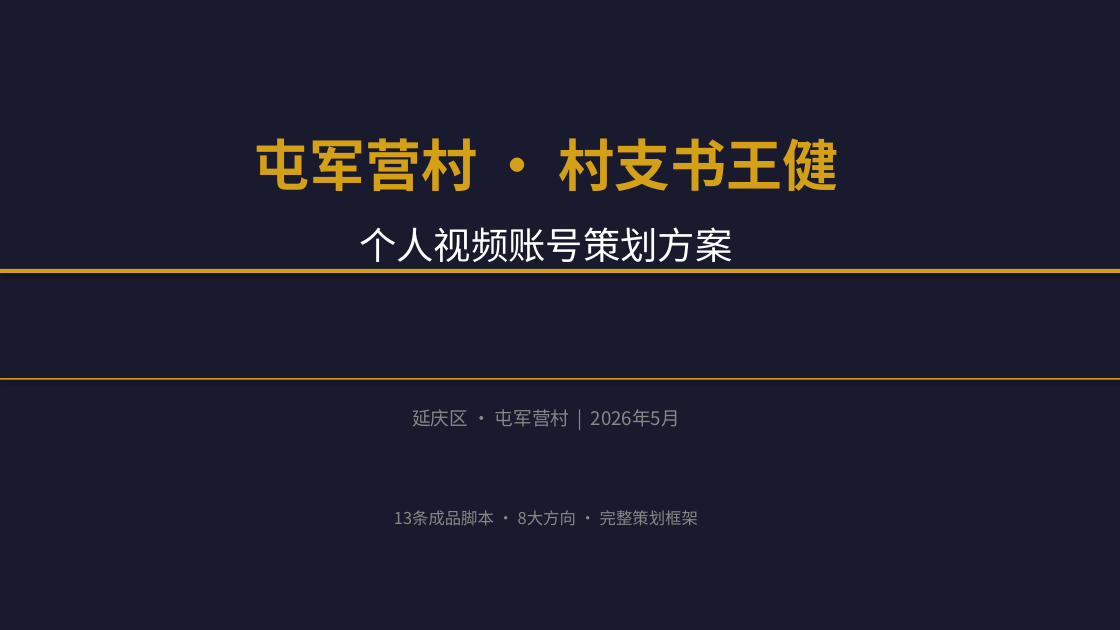
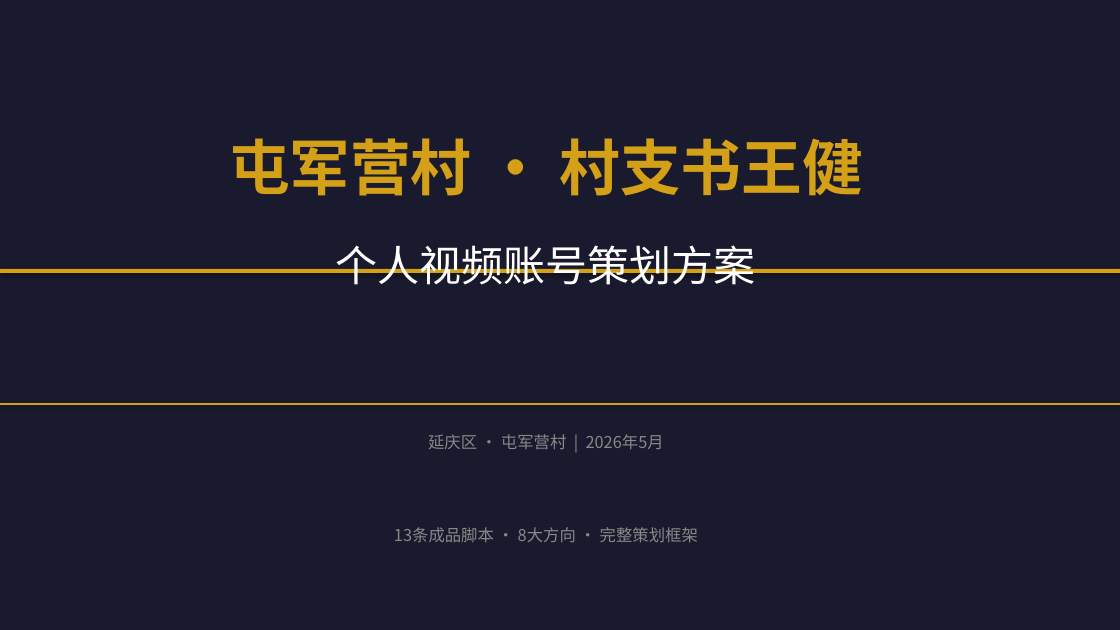
Before and after one commit to 975801846-star/workspace-outputs, a slide deck: slide 1 of tunjunying/PPT_python-pptx版.pptx. Drawn at 1120x630 pixels with LibreOffice and Linux fonts; fonts in the diff are those of the drawing. Boxes give left, top, right and bottom in pixels: in the first picture for what was removed or moved away, otherwise in the second. Text is boxed around its words. In the diff, an @@ line names an element or a change of style, - is before the commit and + after.

```diff
--- a/tunjunying/PPT_python-pptx版.pptx
+++ b/tunjunying/PPT_python-pptx版.pptx
@@ text "屯军营村 · 村支书王健" at box(229, 138, 863, 196): size 48 to 52 pt @@
@@ text "个人视频账号策划方案": place and size @@
-text "个人视频账号策划方案" at box(359, 227, 732, 270)
+text "个人视频账号策划方案" at box(336, 245, 756, 285)
@@ text "个人视频账号策划方案" at box(336, 245, 756, 285): size 32 to 36 pt @@
@@ rectangle: place and size @@
-rectangle at box(0, 378, 1120, 380)
+rectangle at box(0, 403, 1120, 405)
@@ text "延庆区 · 屯军营村 | 2026年5月": place and size @@
-text "延庆区 · 屯军营村 | 2026年5月" at box(412, 409, 680, 427)
+text "延庆区 · 屯军营村 | 2026年5月" at box(428, 434, 664, 449)
@@ text "延庆区 · 屯军营村 | 2026年5月" at box(428, 434, 664, 449): size 16 to 14 pt @@
@@ text "13条成品脚本 · 8大方向 · 完整策划框架": place and size @@
-text "13条成品脚本 · 8大方向 · 完整策划框架" at box(394, 510, 698, 525)
+text "13条成品脚本 · 8大方向 · 完整策划框架" at box(394, 527, 698, 542)
```
Also in this commit, not shown: 16 other slides changed, 1 slide added.
